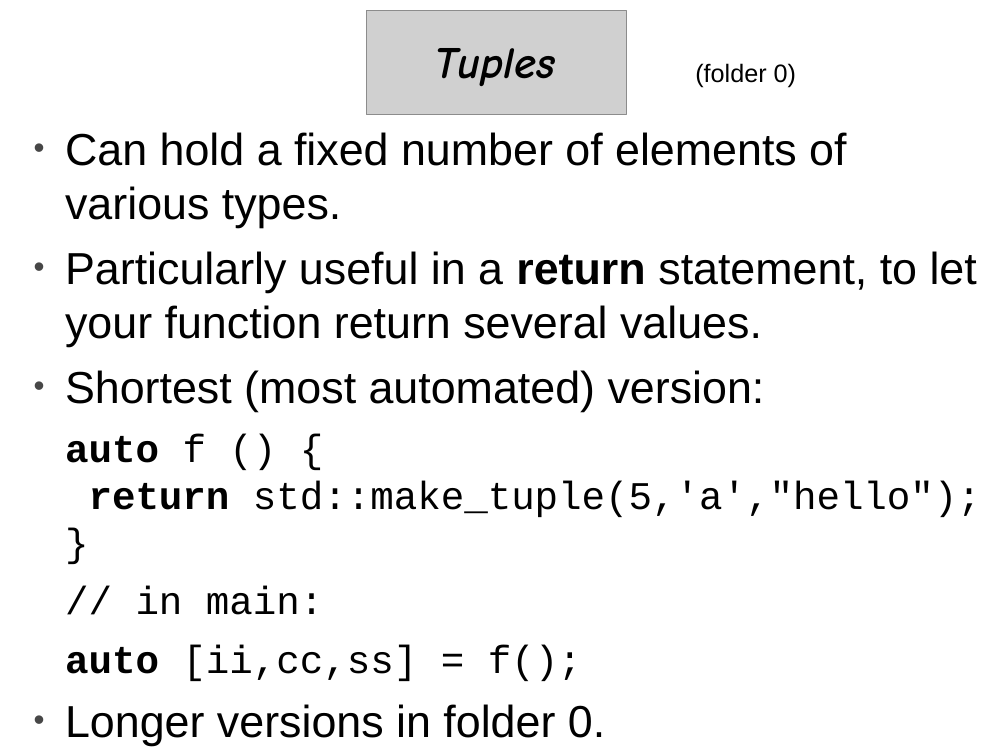
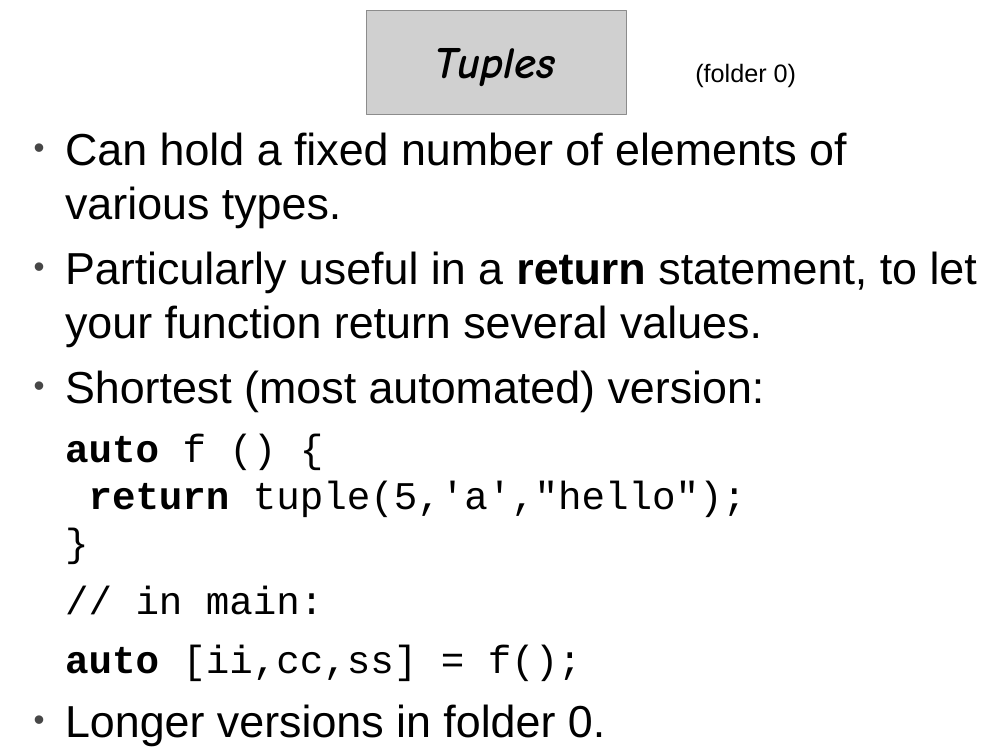
Before and after one commit to cpp-at-ariel/cpp-5779, a slide deck: slide 30 of 10-stl-containers/slides-containers.odp. Drawn at 1008x756 pixels with LibreOffice and Linux fonts; fonts in the diff are those of the drawing; grey boxes stand for pictures. Boxes give left, top, right and bottom in pixels: in the first picture for what was removed or moved away, otherwise in the second. Text is boxed around its words. In the diff, an @@ line names an element or a change of style, - is before the commit and + after.

```diff
--- a/10-stl-containers/slides-containers.odp
+++ b/10-stl-containers/slides-containers.odp
@@ text at <box>65,434,746,517</box>: text changed @@
-auto f () {
-return std::make_tuple(5,'a',"hello");
-}
+auto f () {
+return tuple(5,'a',"hello");
+}
```
Also in this commit, not shown: 21 other files.
